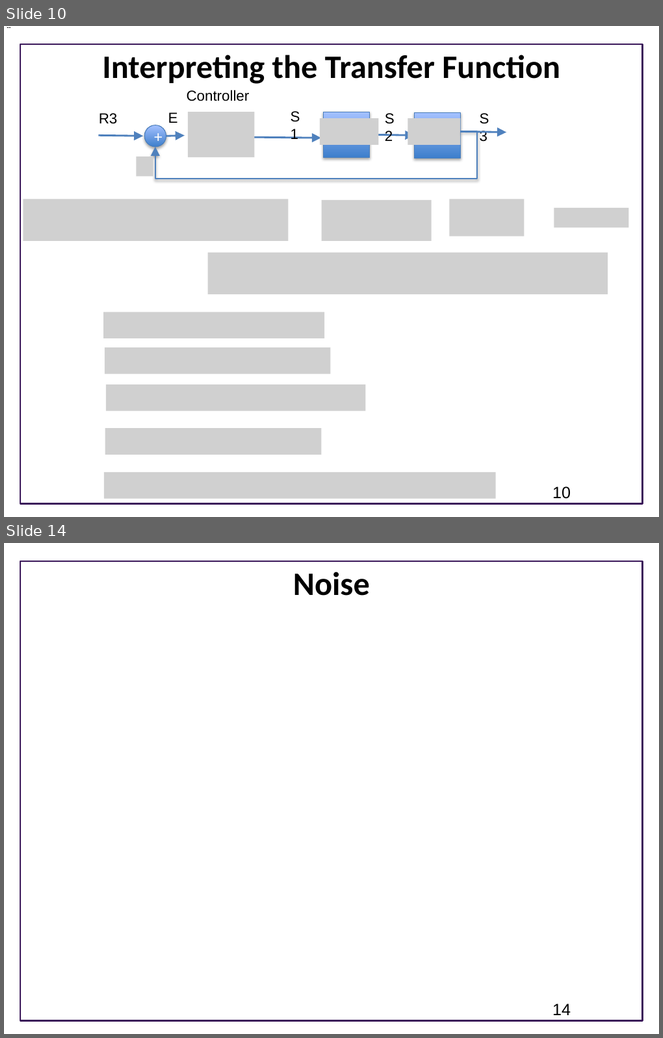
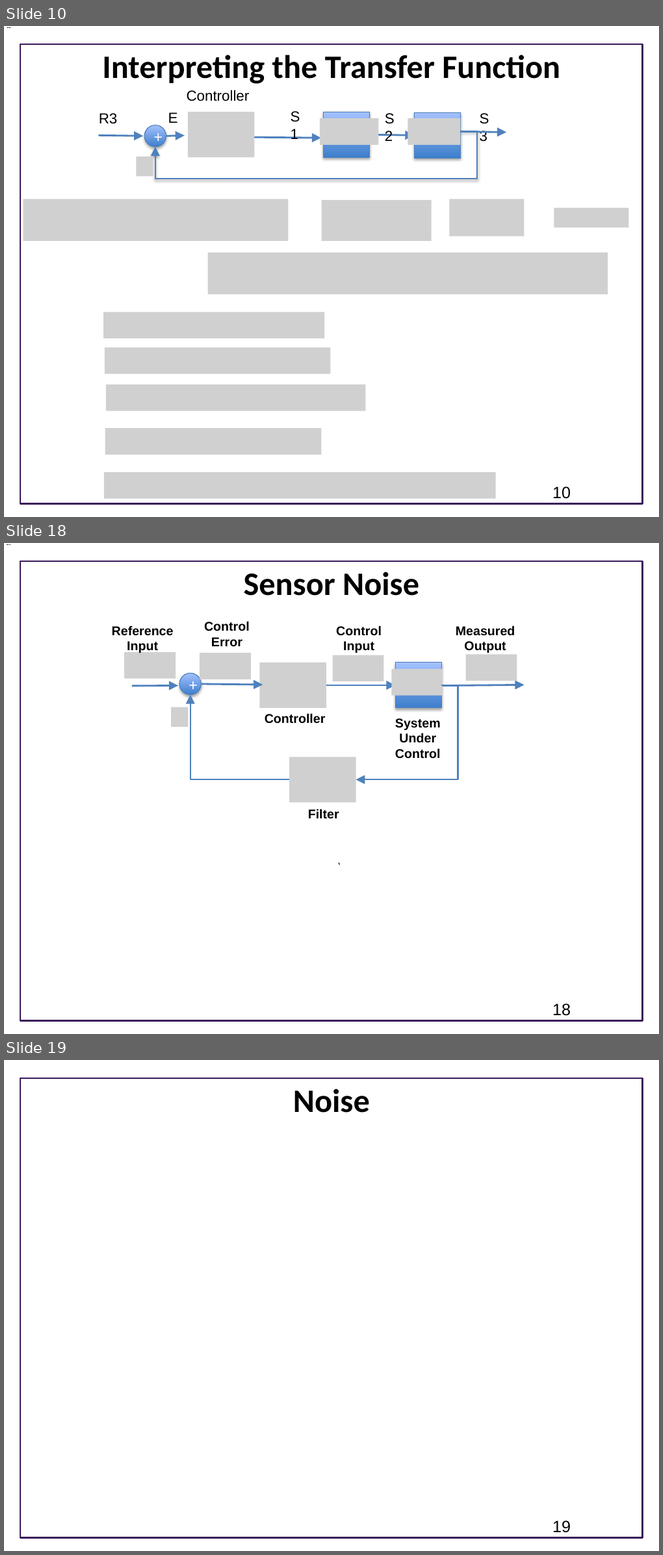
Before and after one commit to joseph-hellerstein/advanced-controls-lectures, a slide deck: Lecture_13-Building-Systems-From-Other-Systems/Building-Systems-From-Other-Systems.pptx. Shown one above the other, each under a label of ours: slides 10 and 14 before the commit, slides 10, 18 and 19 after it; the slides between them are not shown. The pictures are 663x1038 and 663x1555 pixels, drawn with LibreOffice and Linux fonts; fonts in the diff are those of the drawing; grey boxes stand for pictures; background and template pictures are left out. Boxes give left, top, right and bottom in pixels: in the first picture for what was removed or moved away, otherwise in the second. Text is boxed around its words. In the diff, an @@ line names an element or a change of style, - is before the commit and + after.

```diff
--- a/Lecture_13-Building-Systems-From-Other-Systems/Building-Systems-From-Other-Systems.pptx
+++ b/Lecture_13-Building-Systems-From-Other-Systems/Building-Systems-From-Other-Systems.pptx
@@ slide 18 added at <box>4,543,659,1034</box>, background #FFFFFF; not listed: 1 template element that a slide beside it also shows @@
@@ title added at <box>244,572,419,596</box>, 36 pt, text #000000, bold @@
+Sensor Noise
@@ text added at <box>112,626,174,653</box>, 14 pt, text #000000, bold @@
+Reference
+Input
@@ text added at <box>204,621,250,647</box>, 14 pt, text #000000, bold @@
+Control
+Error
@@ text added at <box>336,626,382,653</box>, 14 pt, text #000000, bold @@
+Control
+Input
@@ text added at <box>456,626,516,653</box>, 14 pt, text #000000, bold @@
+Measured
+Output
@@ picture added at <box>124,652,176,679</box> @@
@@ picture added at <box>199,653,250,679</box> @@
@@ picture added at <box>333,655,384,681</box> @@
@@ picture added at <box>466,654,517,681</box> @@
@@ ellipse added at <box>180,674,201,695</box>, fill gradient #3F80CE to #A4C4FF, outline #4B7EBC 0.75 pt, 18 pt, text #FFFFFF @@
++
@@ picture added at <box>259,663,326,708</box> @@
@@ picture added at <box>392,669,443,695</box> @@
@@ rectangle added at <box>396,663,441,708</box>, fill gradient #3F80CE to #A4C4FF, outline #4B7EBC 0.75 pt @@
@@ arrow added from (132, 686) to (178, 686), #4F81BD 2 pt @@
@@ elbow arrow added from (289, 780) to (190, 695), #4F81BD 1.5 pt @@
@@ arrow added from (201, 684) to (263, 685), #4F81BD 2 pt @@
@@ arrow added from (326, 685) to (396, 685), #4F81BD 2 pt @@
@@ elbow arrow added from (441, 685) to (356, 780), #4F81BD 1.5 pt @@
@@ arrow added from (441, 686) to (524, 685), #4F81BD 2 pt @@
@@ picture added at <box>171,707,188,727</box> @@
@@ text added at <box>265,713,326,724</box>, 14 pt, text #000000, bold @@
+Controller
@@ text added at <box>395,719,441,759</box>, 14 pt, text #000000, bold @@
+System
+Under
+Control
@@ picture added at <box>289,757,356,802</box> @@
@@ text added at <box>308,809,339,819</box>, 14 pt, text #000000, bold @@
+Filter
@@ page number added at <box>553,1004,571,1016</box>, 18 pt, text #000000 @@
+18
@@ what was slide 14 is now slide 19 @@
@@ page number at <box>553,1521,571,1533</box>: text changed @@
-14
+19
```
Also in this commit, not shown: 2 slides changed, 5 other slides added, 1 slide removed, 2 other files.
